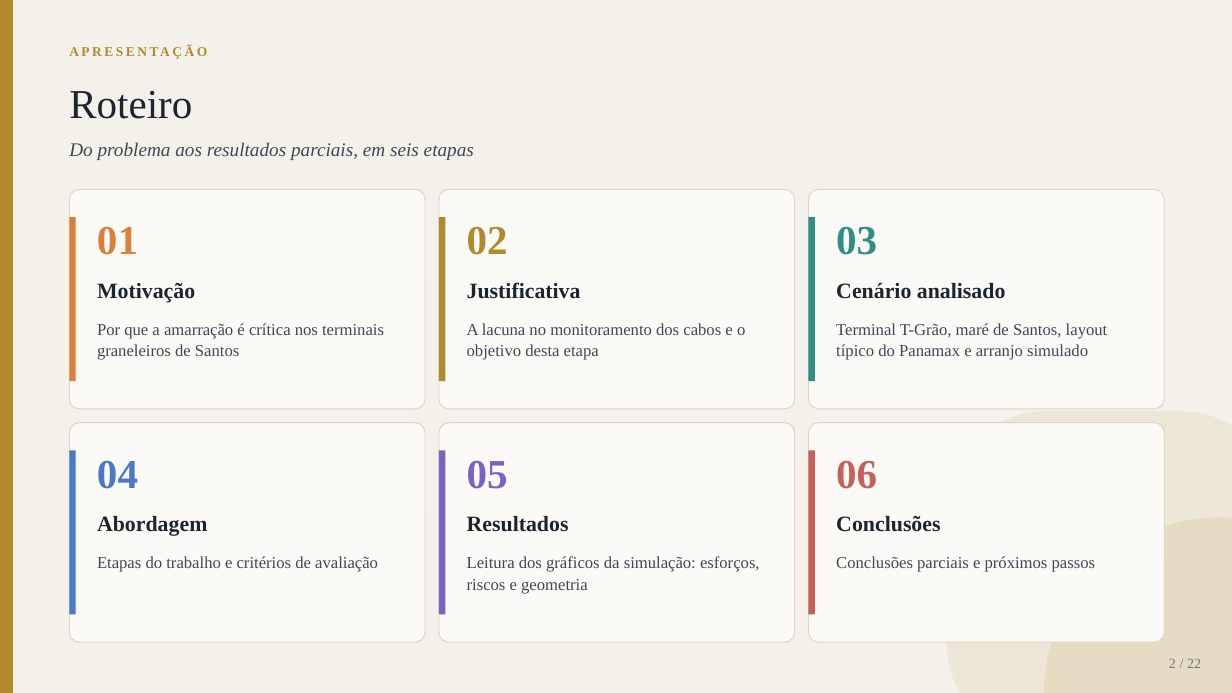
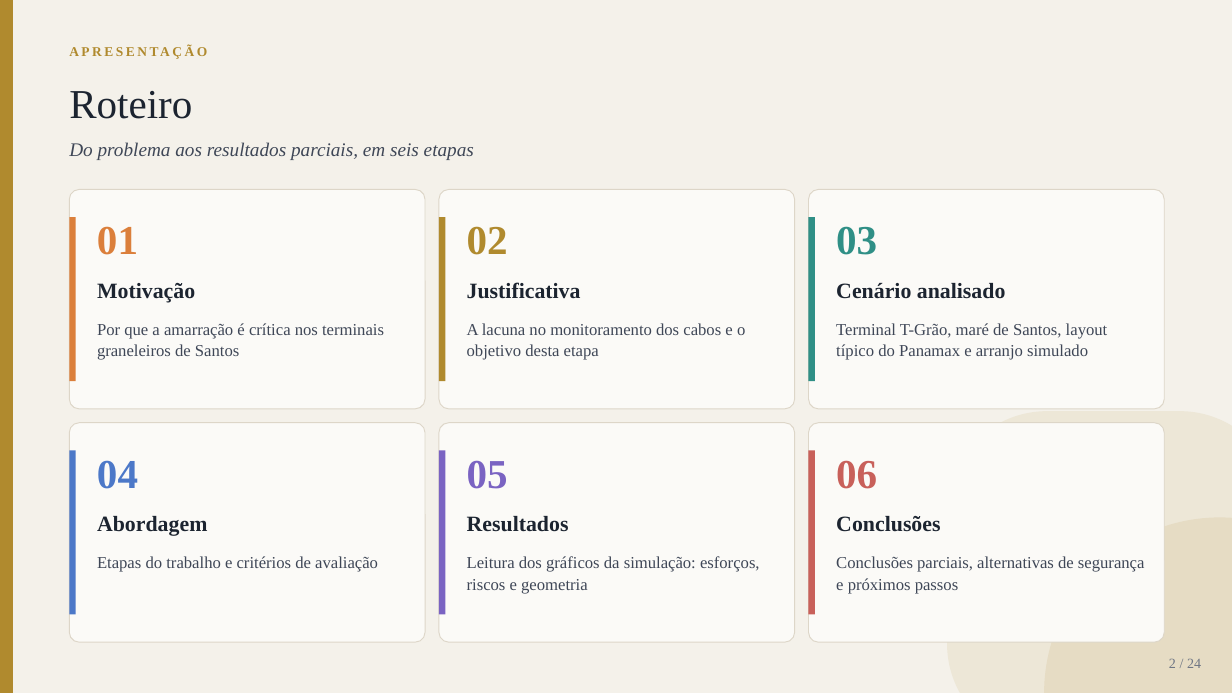
Before and after one commit to gustavogsilvaa/Apresentacao-Kiro, a slide deck: slide 2 of amarracao_v3/Apresentacao_TF_Amarracao_parcial.pptx. Drawn at 1232x693 pixels with LibreOffice and Linux fonts; fonts in the diff are those of the drawing. Boxes give left, top, right and bottom in pixels: in the first picture for what was removed or moved away, otherwise in the second. Text is boxed around its words. In the diff, an @@ line names an element or a change of style, - is before the commit and + after.

Commit message:
Redesenha justificativa, separa critérios, amplia 'Clima ou arranjo' e adiciona alternativas de segurança

```diff
--- a/amarracao_v3/Apresentacao_TF_Amarracao_parcial.pptx
+++ b/amarracao_v3/Apresentacao_TF_Amarracao_parcial.pptx
@@ text at <box>836,556,1145,593</box>: text changed @@
-Conclusões parciais e próximos passos
+Conclusões parciais, alternativas de segurança e próximos passos
@@ text at <box>1169,659,1201,668</box>: text changed @@
-2 / 22
+2 / 24
```
Also in this commit, not shown: 21 other slides changed, 2 slides added, 12 other files.
